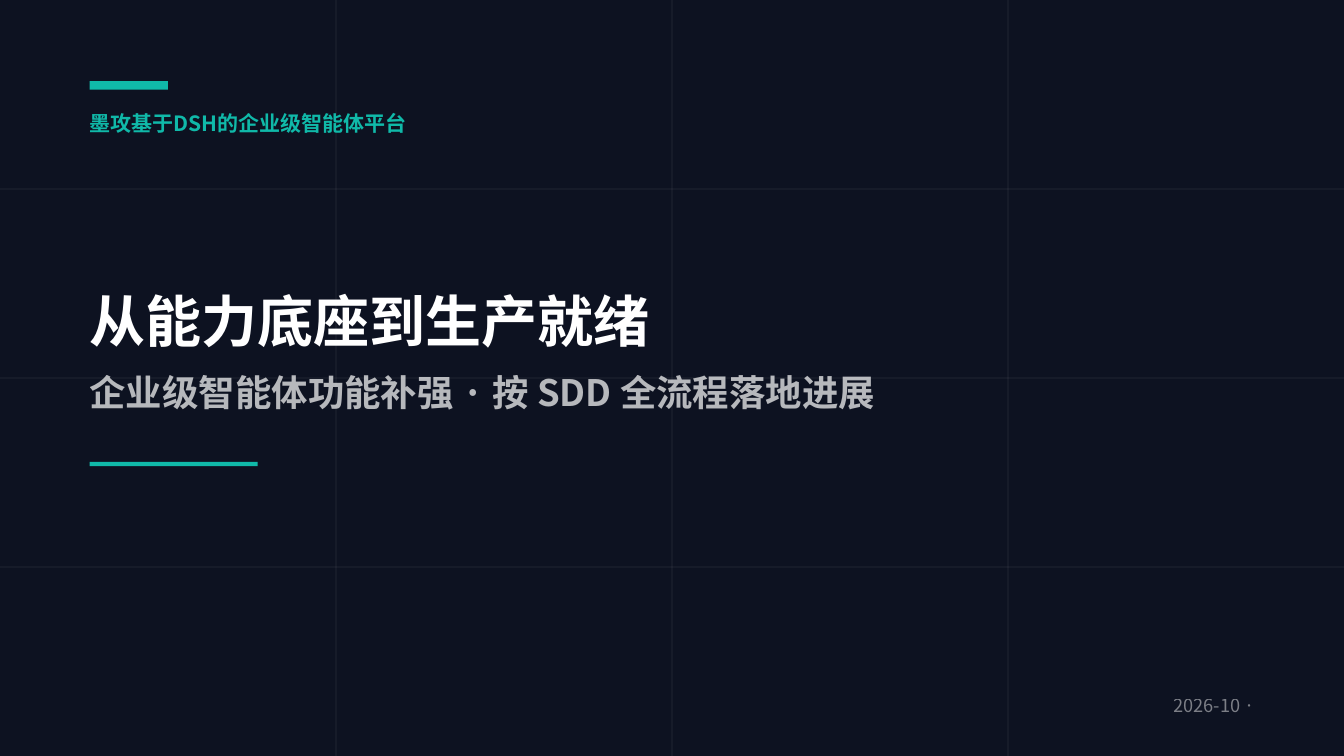
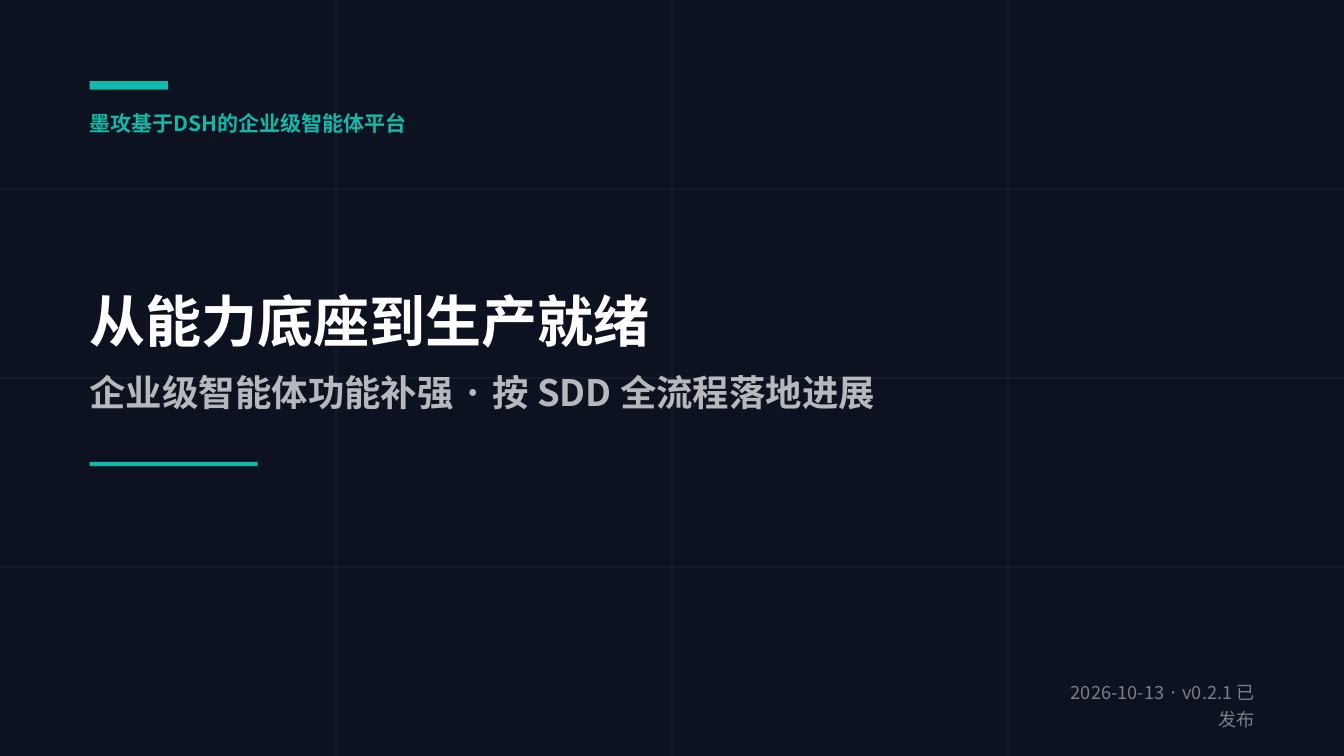
Before and after one commit to cooper2006/mogo, a slide deck: slide 1 of docs/intro-v4.pptx. Drawn at 1344x756 pixels with LibreOffice and Linux fonts; fonts in the diff are those of the drawing. Boxes give left, top, right and bottom in pixels: in the first picture for what was removed or moved away, otherwise in the second. Text is boxed around its words. In the diff, an @@ line names an element or a change of style, - is before the commit and + after.

```diff
--- a/docs/intro-v4.pptx
+++ b/docs/intro-v4.pptx
@@ text at <box>1071,685,1254,728</box>: text changed @@
-2026-10 ·
+2026-10-13 · v0.2.1 已发布
```
Also in this commit, not shown: 15 other slides changed, 2 other files.
